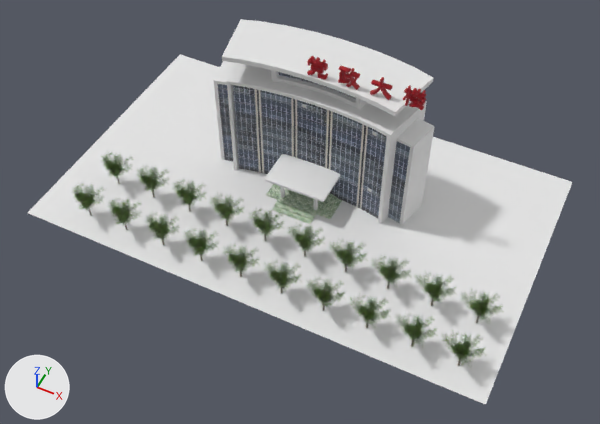
Two versions of the Blender file 综合实例/党政大楼/党政大楼.blend, one commit apart.
Rendered twice from a 50 mm lens placed at (21.3, -45.7, 52.3), pointed at (1.6, -6.3, 3.1). Lighting does not change. The marker at lower left points along +X, +Y and +Z. Text is drawn in Blender's own font.

In view in the first picture: 'tree', 'tree.001', '平面.001', '楼中', '楼体', '楼体玻璃', '楼顶', '楼顶文字', '立方体.003'.
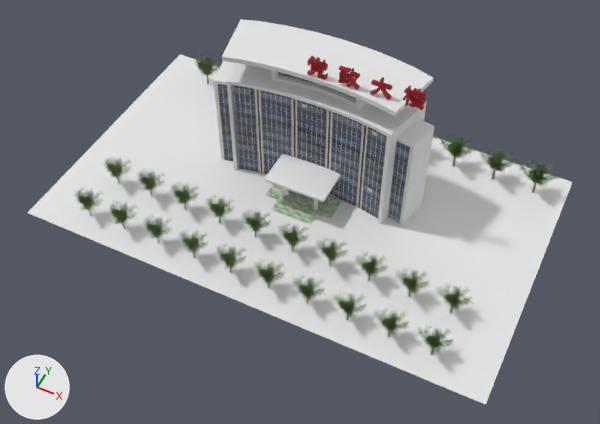
Location of each change, [x1, y1, x2, y2] in pixels of the pictures (600 x 424 px):
'tree', rescaled, modifiers changed (8% narrower, 8% shorter): before [72, 183, 486, 366]; after [75, 187, 454, 355]
'tree.001', moved: before [102, 152, 504, 324]; after [193, 53, 558, 193]
'tree.002', added: after [105, 157, 472, 313]
    faces in mat_材质_004 (picture img_香樟树低模叶子): [105, 157, 472, 313]
    faces in mat_材质_003 (picture img_am113_003_quercus02_bark_color): [108, 161, 465, 313]

Patch to the scene script:
```diff
--- a/综合实例/党政大楼/党政大楼.blend.py
+++ b/综合实例/党政大楼/党政大楼.blend.py
@@ ob_tree @@
 ob_tree.location = (-15.11, -11.99, 0.0)
-ob_tree.scale = (0.31, 0.31, 0.31)
+ob_tree.scale = (0.264, 0.264, 0.264)
 _m = ob_tree.modifiers.new('阵列', 'ARRAY')
 _m.count = 10
+_m.relative_offset_displace = (1.1, 0.0, 0.0)
 _m = ob_tree.modifiers.new('曲线', 'CURVE')
@@ ob_tree_001 @@
 ob_tree_001 = bpy.data.objects.new('tree.001', me_tree_001)
-ob_tree_001.location = (-15.11, -7.91, 0.0)
+ob_tree_001.location = (-15.11, 7.18, 0.0)
 ob_tree_001.scale = (0.31, 0.31, 0.31)
@@ ob_tree_002 @@
+ob_tree_002 = bpy.data.objects.new('tree.002', me_tree_001.copy())  # the mesh of ob_tree_001
+ob_tree_002.location = (-15.11, -7.89, 0.0)
+ob_tree_002.scale = (0.264, 0.264, 0.264)
+_m = ob_tree_002.modifiers.new('阵列', 'ARRAY')
+_m.count = 10
+_m.relative_offset_displace = (1.1, 0.0, 0.0)
+_m = ob_tree_002.modifiers.new('曲线', 'CURVE')
```
